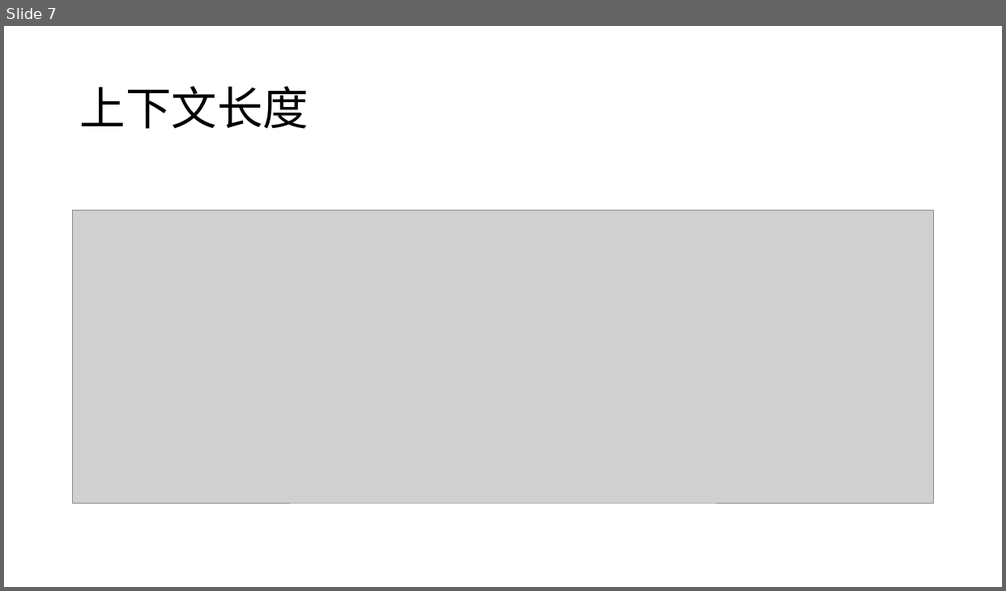
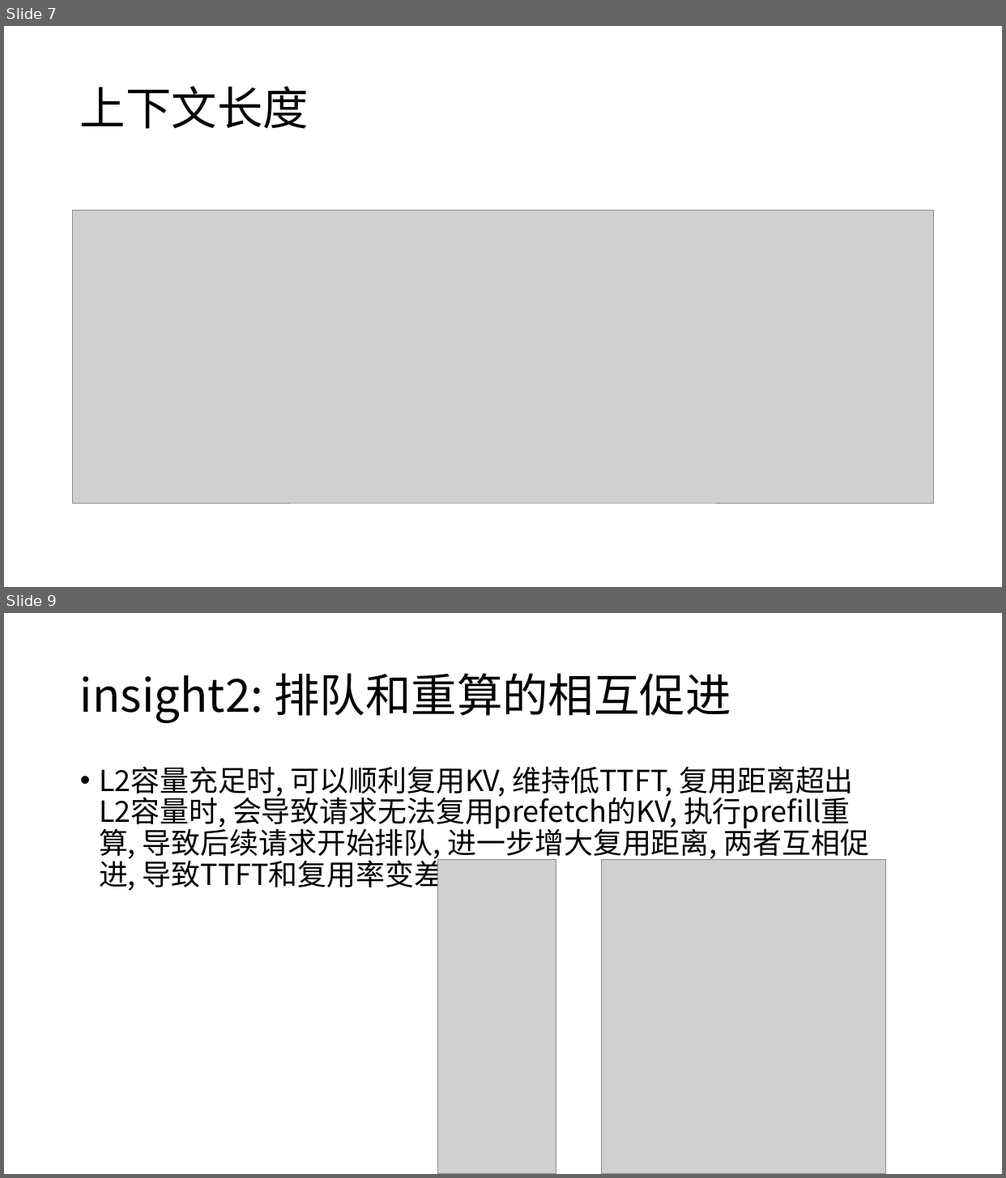
Before and after one commit to MooneyX/InferenceSimulator, a slide deck: docs/analysis/L2命中影响因素.pptx. Shown one above the other, each under a label of ours: slide 7 before the commit, slides 7 and 9 after it; the slides between them are not shown. The pictures are 1006x591 and 1006x1178 pixels, drawn with LibreOffice and Linux fonts; fonts in the diff are those of the drawing; grey boxes stand for pictures. Boxes give left, top, right and bottom in pixels: in the first picture for what was removed or moved away, otherwise in the second. Text is boxed around its words. In the diff, an @@ line names an element or a change of style, - is before the commit and + after.

```diff
--- a/docs/analysis/L2命中影响因素.pptx
+++ b/docs/analysis/L2命中影响因素.pptx
@@ slide 9 added at (4, 613, 1002, 1174), background #FFFFFF @@
@@ title added at (80, 673, 731, 723), 44 pt, text #000000 @@
+insight2: 排队和重算的相互促进
@@ text added at (99, 766, 869, 893), 28 pt, text #000000 @@
+• L2容量充足时, 可以顺利复用KV, 维持低TTFT, 复用距离超出L2容量时, 会导致请求无法复用prefetch的KV, 执行prefill重算, 导致后续请求开始排队, 进一步增大复用距离, 两者互相促进, 导致TTFT和复用率变差
@@ picture added at (437, 860, 556, 1174) @@
@@ picture added at (602, 860, 886, 1174) @@
```
Also in this commit, not shown: 1 other slide added, 8 other files.
